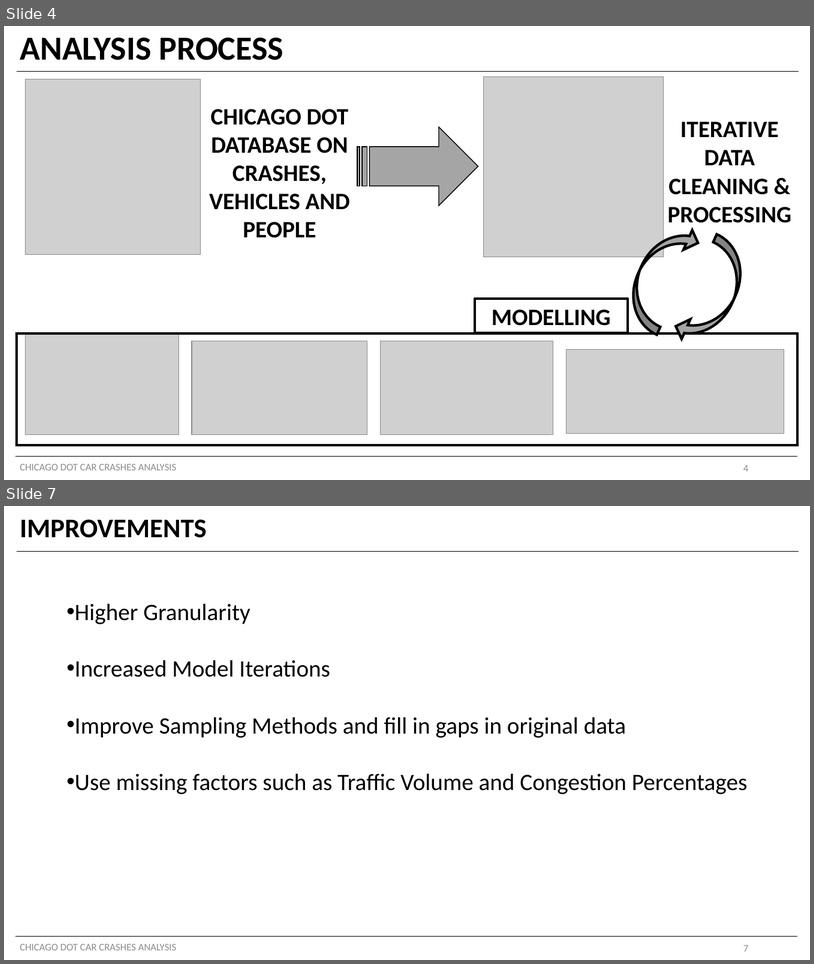
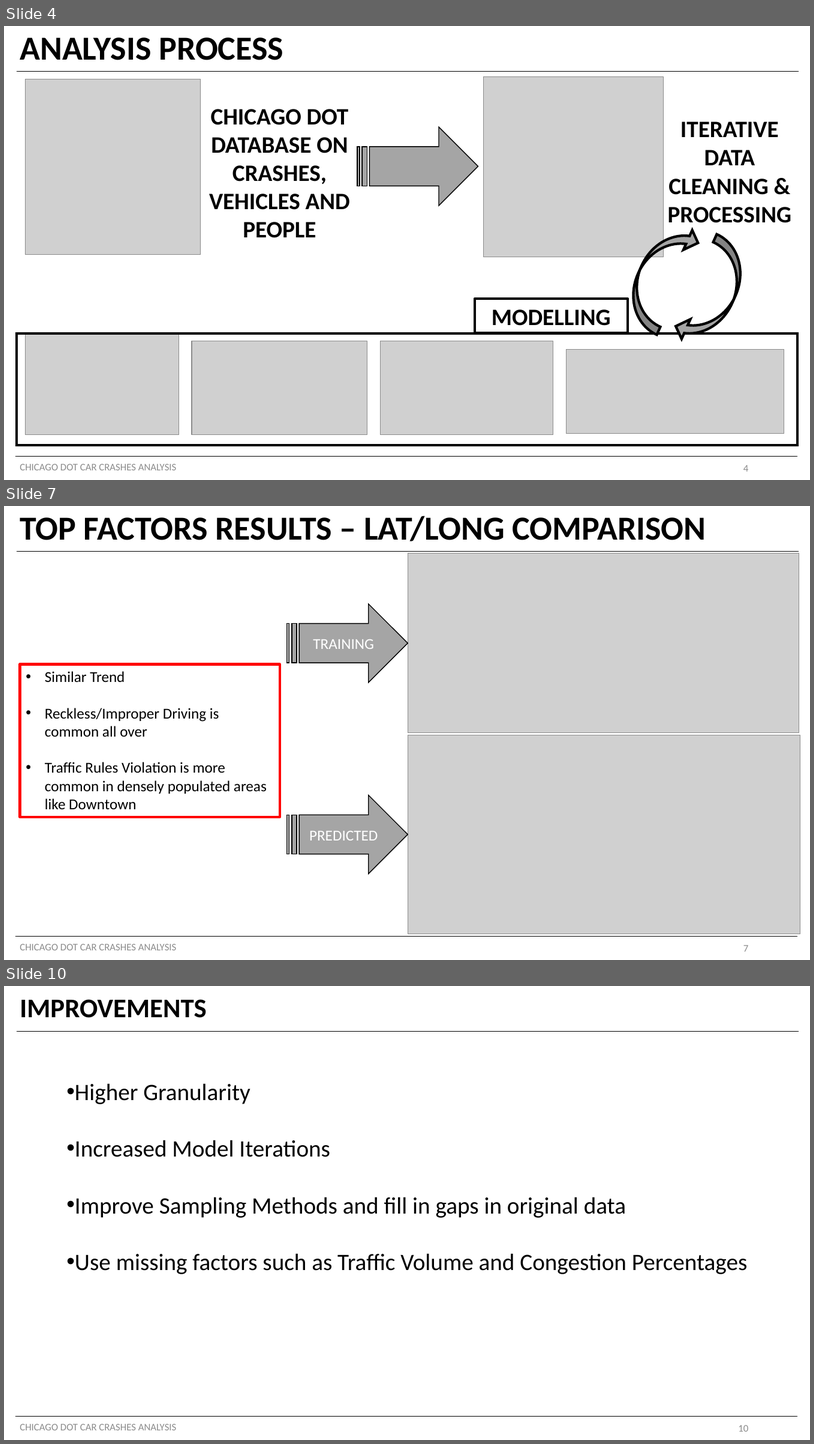
Before and after one commit to shayanabdulkarimkhan/chicago-car-crashes-analysis, a slide deck: Stakeholder Presentation.pptx. Shown one above the other, each under a label of ours: slides 4 and 7 before the commit, slides 4, 7 and 10 after it; the slides between them are not shown. The pictures are 814x964 and 814x1444 pixels, drawn with LibreOffice and Linux fonts; fonts in the diff are those of the drawing; grey boxes stand for pictures. Boxes give left, top, right and bottom in pixels: in the first picture for what was removed or moved away, otherwise in the second. Text is boxed around its words. In the diff, an @@ line names an element or a change of style, - is before the commit and + after.

```diff
--- a/Stakeholder Presentation.pptx
+++ b/Stakeholder Presentation.pptx
@@ slide 7 added at bbox=[4, 506, 810, 960], background #FFFFFF @@
@@ title added at bbox=[20, 516, 706, 541], 40 pt, text #000000, bold @@
+TOP FACTORS RESULTS – LAT/LONG COMPARISON
@@ line added from (17, 552) to (800, 552), #000000 0.5 pt @@
@@ picture added at bbox=[408, 553, 800, 733] @@
@@ striped right arrow added at bbox=[287, 604, 408, 682], fill #A5A5A5, outline #000000 1 pt, 18 pt, text #FFFFFF @@
+TRAINING
@@ rectangle added at bbox=[20, 664, 280, 816], outline #FF0000 3 pt, 18 pt, text #000000 @@
+• Similar Trend
+• Reckless/Improper Driving is common all over
+• Traffic Rules Violation is more common in densely populated areas like Downtown
@@ picture added at bbox=[408, 735, 801, 934] @@
@@ striped right arrow added at bbox=[287, 795, 408, 874], fill #A5A5A5, outline #000000 1 pt, 18 pt, text #FFFFFF @@
+PREDICTED
@@ line added from (15, 936) to (798, 936), #000000 0.5 pt @@
@@ text added at bbox=[20, 943, 177, 950], 12 pt, text #8C8C8C @@
+CHICAGO DOT CAR CRASHES ANALYSIS
@@ page number added at bbox=[744, 945, 749, 951], 12 pt, text #8C8C8C @@
+7
@@ what was slide 7 is now slide 10 @@
@@ page number at bbox=[738, 1425, 749, 1431]: text changed @@
-7
+10
```
Also in this commit, not shown: 4 slides changed, 2 other slides added, 22 other files.
